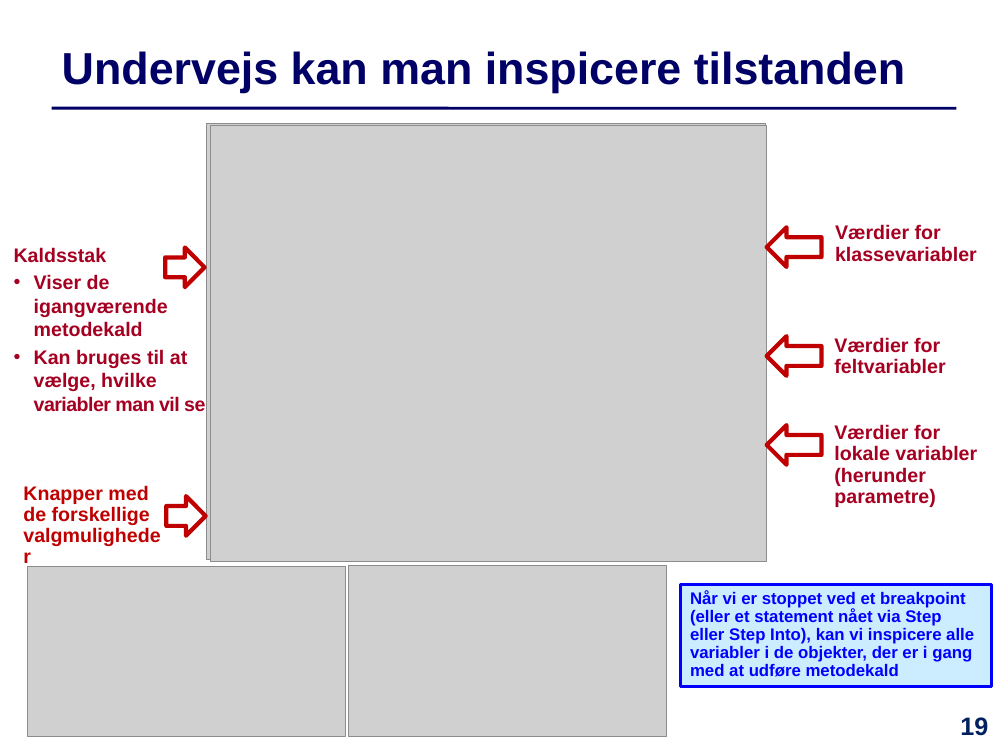
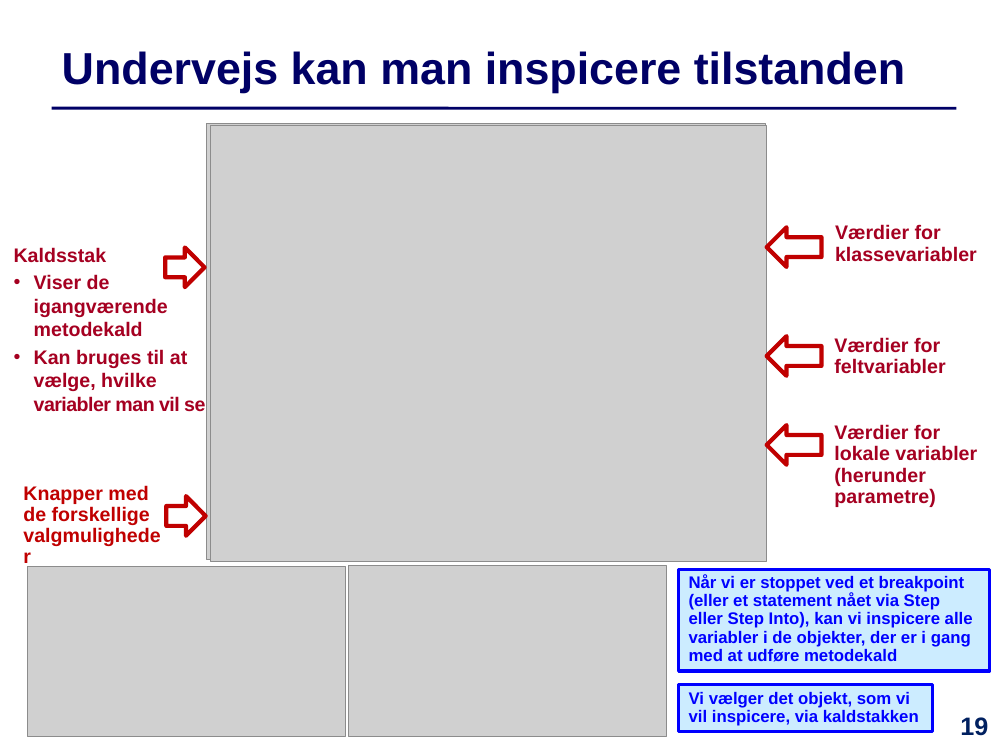
Before and after one commit to IntProgAU/Materiale, a slide deck: slide 19 of web/e23/uge_2b/Slides-Uge2-Torsdag.pptx. Drawn at 1008x756 pixels with LibreOffice and Linux fonts; fonts in the diff are those of the drawing; grey boxes stand for pictures. Boxes give left, top, right and bottom in pixels: in the first picture for what was removed or moved away, otherwise in the second. Text is boxed around its words. In the diff, an @@ line names an element or a change of style, - is before the commit and + after.

```diff
--- a/web/e23/uge_2b/Slides-Uge2-Torsdag.pptx
+++ b/web/e23/uge_2b/Slides-Uge2-Torsdag.pptx
@@ rectangle "Når vi er stoppet ved ...": place and size @@
-rectangle "Når vi er stoppet ved ..." at (680, 585, 992, 686)
+rectangle "Når vi er stoppet ved ..." at (678, 570, 990, 671)
@@ rectangle added at (678, 684, 932, 731), fill #CCECFF, outline #0000FF 2.25 pt, 12 pt, text #0000FF, bold @@
+Vi vælger det objekt, som vi vil inspicere, via kaldstakken
```
Also in this commit, not shown: 2 other slides changed, 4 other files.
